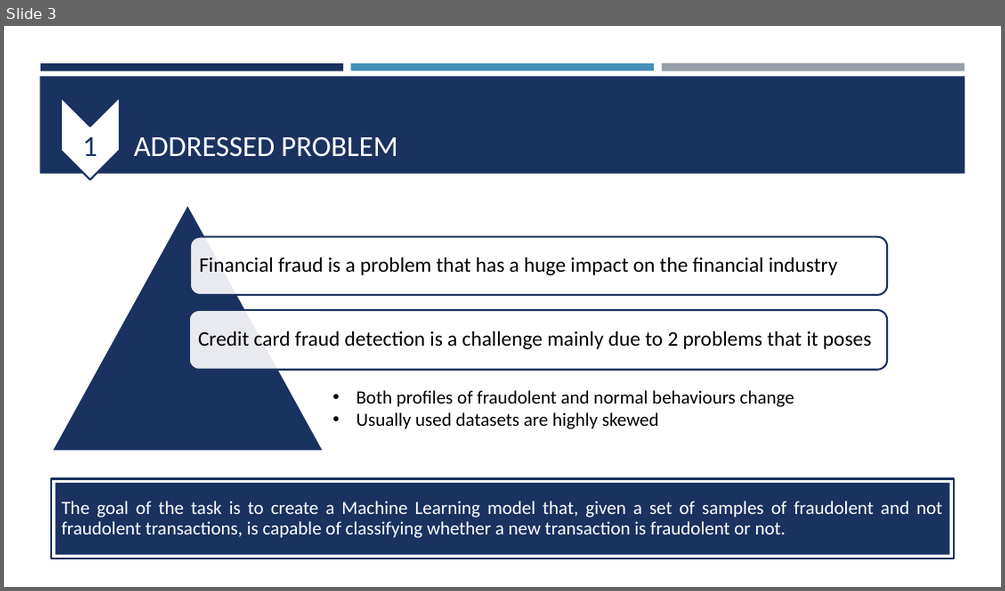
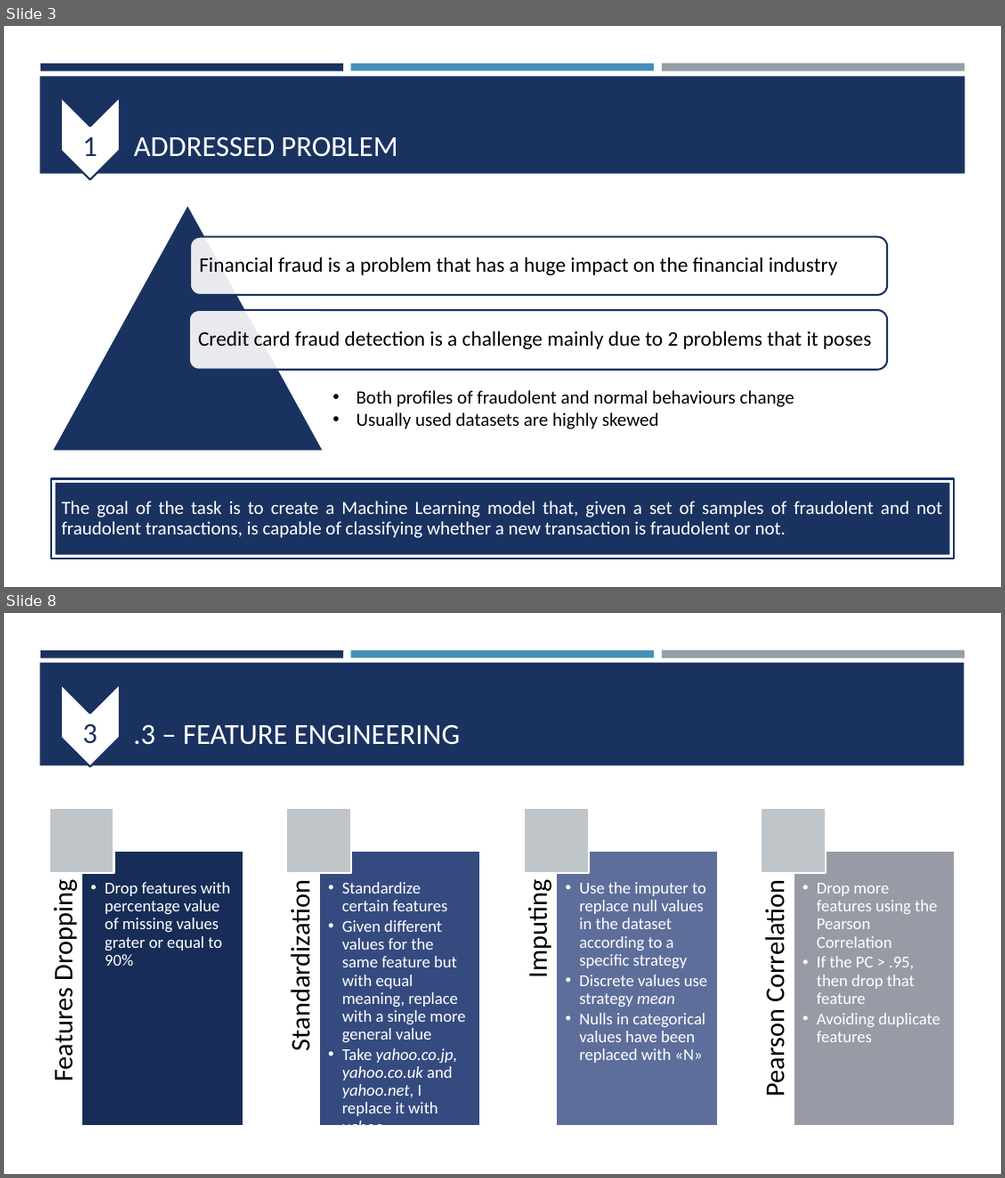
Before and after one commit to lmriccardo/fraudolent-transaction-classification, a slide deck: presentation/fraudolent_transaction.pptx. Shown one above the other, each under a label of ours: slide 3 before the commit, slides 3 and 8 after it; the slides between them are not shown. The pictures are 1005x591 and 1005x1178 pixels, drawn with LibreOffice and Linux fonts; fonts in the diff are those of the drawing. Boxes give left, top, right and bottom in pixels: in the first picture for what was removed or moved away, otherwise in the second. Text is boxed around its words. In the diff, an @@ line names an element or a change of style, - is before the commit and + after.

```diff
--- a/presentation/fraudolent_transaction.pptx
+++ b/presentation/fraudolent_transaction.pptx
@@ slide 8 added at (x1=4, y1=613, x2=1001, y2=1174), background #FFFFFF; not listed: 3 template elements that a slide beside it also shows @@
@@ rectangle added at (x1=40, y1=662, x2=964, y2=765), fill #1A3260 @@
@@ chevron added at (x1=61, y1=684, x2=120, y2=767), fill #FFFFFF, outline #1A3260 1.75 pt @@
@@ text added at (x1=82, y1=724, x2=97, y2=744), 28 pt, text #1A3260 @@
+3
@@ title added at (x1=133, y1=724, x2=460, y2=745), 28 pt, text #FFFFFF @@
+.3 – FEATURE ENGINEERING
@@ group added at (x1=47, y1=808, x2=955, y2=1126): 8 texts, 8 rectangles @@
+Features Dropping
+  • Drop features with percentage value of missing values grater or equal to 90%
+Standardization
+  • Standardize certain features
+  • Given different values for the same feature but with equal meaning, replace with a single more general value
+  • Take yahoo.co.jp, yahoo.co.uk and yahoo.net, I replace it with yahoo
+Imputing
+  • Use the imputer to replace null values in the dataset according to a specific strategy
+  • Discrete values use strategy mean
+  • Nulls in categorical values have been replaced with «N»
+Pearson Correlation
+  • Drop more features using the Pearson Correlation
+  • If the PC > .95, then drop that feature
+  • Avoiding duplicate features
```
Also in this commit, not shown: 2 slides changed, 3 other slides added, 3 other files.
